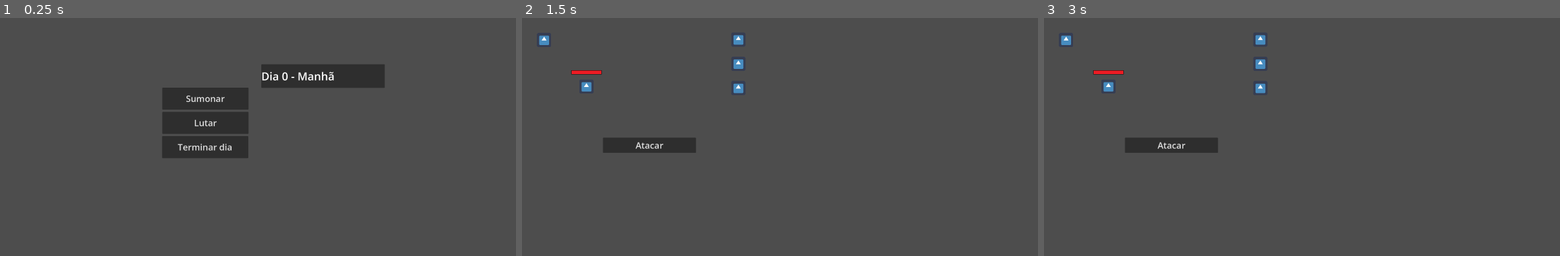
Above: before the commit, frames 1-3 (left to right).
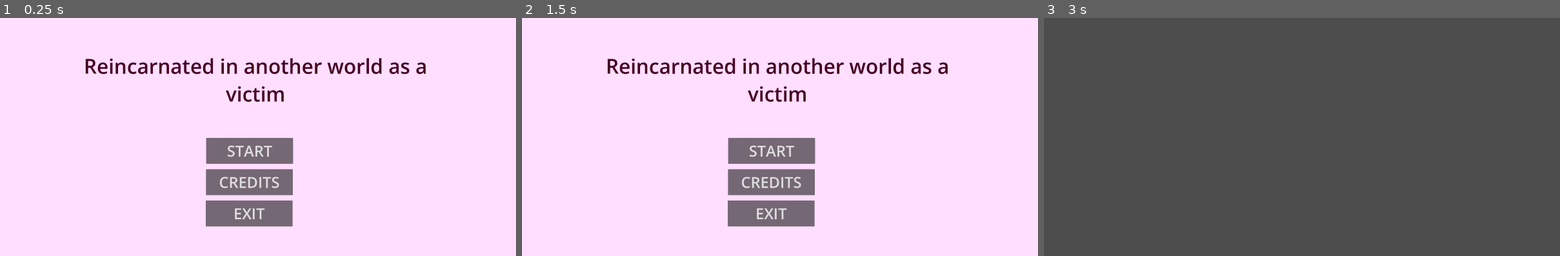
Above: after the commit, the same moments.

Repository: Klaus1215/Brackeys-Game-Jam
Game: Godot game, scene res://Menu Inicial/Menu.tscn
Same seed, same stepped clock (60 frames per second), same inputs: the game is played once before the commit and once after it. Before the commit the project starts from res://Tela Hub/hud_jogo.tscn. The engine's default icon, where the game draws it, is replaced by a stand-in: a white triangle on a blue panel in a dark square.
Inputs (mouse positions are in pixels of both pictures, inside the frame that each line leads up to):
- Up to frame 1 (0.25 s): no input
- Up to frame 2 (1.5 s): click (728, 98) at 0.5 s, where only the run before the commit has a clickable "Sumonar"; click (728, 122) at 1.25 s, where only the run before the commit has a clickable "Lutar"
- Up to frame 3 (3 s): click (1173, 144) at 2 s, where only the run before the commit has a clickable "Atacar"; click (1291, 182) at 2.75 s, where only the run after the commit has a clickable "CREDITS"

The runs differ from the first frame. In frame 1, 100% of the frame differs, in the area x 0-100%, y 0-100%; in frame 2, 100%; in frame 3, 1.6%.
Error after the commit: Attempt to call function 'instantiate' in base 'null instance' on a null instance. (res://Globais/transistor_de_cena.gd:20)

Commit message:
ancoras e menus feitos tirando combate parte 1/X

Diff:
--- a/Menu Inicial/Menu.tscn
+++ b/Menu Inicial/Menu.tscn
@@ -1,3 +1,77 @@
 [gd_scene format=3 uid="uid://drv5guf51m4tg"]
 
+[ext_resource type="Script" uid="uid://bhsb8gw01xktn" path="res://Menu Inicial/manager.gd" id="1_fmgav"]
+
+[sub_resource type="DrawableTexture2D" id="DrawableTexture2D_ewgvm"]
+resource_local_to_scene = true
+resource_name = "That time i got reincarnated as a villain"
+
 [node name="Menu" type="Node2D" unique_id=838844444]
+
+[node name="LocalSceneManager" type="Node" parent="." unique_id=746265277]
+script = ExtResource("1_fmgav")
+
+[node name="Background" type="Sprite2D" parent="." unique_id=1712904093]
+modulate = Color(1, 0.87058824, 1, 1)
+position = Vector2(1170, 540.00006)
+scale = Vector2(36.5625, 16.875002)
+texture = SubResource("DrawableTexture2D_ewgvm")
+
+[node name="Node" type="Node" parent="." unique_id=1496331750]
+
+[node name="Title" type="RichTextLabel" parent="Node" unique_id=421871386]
+anchors_preset = -1
+anchor_left = 0.1448718
+anchor_top = 0.07962963
+anchor_right = 0.84572655
+anchor_bottom = 0.4388889
+offset_right = -0.00012207031
+grow_horizontal = 2
+size_flags_horizontal = 4
+size_flags_vertical = 4
+theme_override_colors/default_color = Color(0.26784286, 6.016344e-09, 0.13132933, 1)
+theme_override_font_sizes/normal_font_size = 92
+text = "Reincarnated in another world as a victim"
+horizontal_alignment = 1
+vertical_alignment = 1
+metadata/_edit_use_anchors_ = true
+
+[node name="Start" type="Button" parent="Node" unique_id=656052359]
+anchors_preset = -1
+anchor_left = 0.39957264
+anchor_top = 0.5037037
+anchor_right = 0.5679487
+anchor_bottom = 0.61296296
+size_flags_horizontal = 4
+size_flags_vertical = 4
+theme_override_font_sizes/font_size = 69
+text = "START"
+metadata/_edit_use_anchors_ = true
+
+[node name="Credits" type="Button" parent="Node" unique_id=30644479]
+anchors_preset = -1
+anchor_left = 0.3991453
+anchor_top = 0.6351852
+anchor_right = 0.5675214
+anchor_bottom = 0.74444443
+size_flags_horizontal = 4
+size_flags_vertical = 4
+theme_override_font_sizes/font_size = 69
+text = "CREDITS"
+metadata/_edit_use_anchors_ = true
+
+[node name="Exit" type="Button" parent="Node" unique_id=1313787460]
+anchors_preset = -1
+anchor_left = 0.39871794
+anchor_top = 0.76666665
+anchor_right = 0.567094
+anchor_bottom = 0.8759259
+size_flags_horizontal = 4
+size_flags_vertical = 4
+theme_override_font_sizes/font_size = 69
+text = "EXIT"
+metadata/_edit_use_anchors_ = true
+
+[connection signal="pressed" from="Node/Start" to="LocalSceneManager" method="_on_start_pressed"]
+[connection signal="pressed" from="Node/Credits" to="LocalSceneManager" method="_on_credits_pressed"]
+[connection signal="pressed" from="Node/Exit" to="LocalSceneManager" method="_on_exit_pressed"]
--- /dev/null
+++ b/Menu Inicial/manager.gd
@@ -0,0 +1,20 @@
+extends Node
+
+# Called when the node enters the scene tree for the first time.
+func _ready() -> void:
+	pass # Replace with function body.
+
+
+# Called every frame. 'delta' is the elapsed time since the previous frame.
+func _process(delta: float) -> void:
+	pass
+
+
+func _on_start_pressed() -> void:
+	TransistorDeCena.goto_scene("res://Tela Hub/hud_jogo.tscn")
+
+func _on_exit_pressed() -> void:
+	get_tree().quit()
+
+func _on_credits_pressed() -> void:
+	TransistorDeCena.goto_scene("res://Misc_Scenes/Credits.tscn")
--- /dev/null
+++ b/Misc Scenes/Credits.tscn
@@ -0,0 +1,3 @@
+[gd_scene format=3 uid="uid://dsh84ycn75qrb"]
+
+[node name="Credits" type="Node2D" unique_id=2129217315]
--- a/Tela Hub/hud_jogo.tscn
+++ b/Tela Hub/hud_jogo.tscn
@@ -1,6 +1,8 @@
 [gd_scene format=3 uid="uid://o6od2wjndy5g"]
 
 [ext_resource type="Script" uid="uid://7jdnwt0e0j" path="res://Tela Hub/hud_jogo.gd" id="1_tdsj0"]
+
+[sub_resource type="DrawableTexture2D" id="DrawableTexture2D_7b3xh"]
 
 [node name="HUD_Jogo" type="Control" unique_id=1302963485]
 layout_mode = 3
@@ -11,49 +13,76 @@
 grow_vertical = 2
 script = ExtResource("1_tdsj0")
 
+[node name="Sprite2D" type="Sprite2D" parent="." unique_id=1036457639]
+modulate = Color(0.9968409, 0.78881043, 1, 1)
+position = Vector2(1170, 540)
+scale = Vector2(36.5625, 16.875)
+texture = SubResource("DrawableTexture2D_7b3xh")
+
 [node name="Conatiner Dias" type="PanelContainer" parent="." unique_id=2054105956]
 layout_mode = 1
-anchors_preset = -1
-anchor_left = 0.5
-anchor_top = 0.485
-anchor_right = 0.5
-anchor_bottom = 0.485
-offset_left = 15.0
-offset_top = -314.28
-offset_right = 575.0
-offset_bottom = -207.28
+anchors_preset = 1
+anchor_left = 1.0
+anchor_right = 1.0
+offset_left = -638.0
+offset_top = 37.0
+offset_right = -78.0
+offset_bottom = 144.0
+grow_horizontal = 0
 
 [node name="Label Dias" type="Label" parent="Conatiner Dias" unique_id=1096602646]
 layout_mode = 2
 theme_override_font_sizes/font_size = 50
 text = "Dia 0 - Manhã"
+horizontal_alignment = 1
 
 [node name="Summon" type="Button" parent="." unique_id=12526599]
-layout_mode = 0
-offset_left = 736.0
-offset_top = 316.0
-offset_right = 1127.0
-offset_bottom = 416.0
+layout_mode = 1
+anchors_preset = 3
+anchor_left = 1.0
+anchor_top = 1.0
+anchor_right = 1.0
+anchor_bottom = 1.0
+offset_left = -637.0
+offset_top = -520.0
+offset_right = -89.6001
+offset_bottom = -380.0
+grow_horizontal = 0
+grow_vertical = 0
 theme_override_font_sizes/font_size = 40
-text = "Sumonar"
+text = "Summon"
 
 [node name="Lutar" type="Button" parent="." unique_id=2100512929]
-layout_mode = 0
-offset_left = 736.0
-offset_top = 426.0
-offset_right = 1127.0
-offset_bottom = 526.0
+layout_mode = 1
+anchors_preset = 3
+anchor_left = 1.0
+anchor_top = 1.0
+anchor_right = 1.0
+anchor_bottom = 1.0
+offset_left = -639.0
+offset_top = -372.0
+offset_right = -91.6001
+offset_bottom = -232.0
+grow_horizontal = 0
+grow_vertical = 0
 theme_override_font_sizes/font_size = 40
-text = "Lutar"
+text = "Interact"
 
 [node name="Button" type="Button" parent="." unique_id=193536195]
-layout_mode = 0
-offset_left = 735.0
-offset_top = 536.0
-offset_right = 1126.0
-offset_bottom = 636.0
+layout_mode = 1
+anchors_preset = 3
+anchor_left = 1.0
+anchor_top = 1.0
+anchor_right = 1.0
+anchor_bottom = 1.0
+offset_left = -639.0
+offset_top = -228.0
+offset_right = -91.59961
+offset_bottom = -88.0
+grow_horizontal = 0
+grow_vertical = 0
 theme_override_font_sizes/font_size = 40
-text = "Terminar dia"
+text = "End Day"
 
 [connection signal="pressed" from="Summon" to="." method="_on_summon_pressed"]
 [connection signal="pressed" from="Lutar" to="." method="_on_lutar_pressed"]
--- a/project.godot
+++ b/project.godot
@@ -15,7 +15,7 @@
 [application]
 
 config/name="Brackeys- Game- Jam"
-run/main_scene="res://Tela Hub/hud_jogo.tscn"
+run/main_scene="uid://drv5guf51m4tg"
 config/features=PackedStringArray("4.7")
 config/icon="res://icon.png"
 
@@ -44,4 +44,5 @@
 
 [rendering]
 
+textures/vram_compression/import_etc2_astc=true
 environment/defaults/default_environment="res://default_env.tres"
Not shown, added: Menu Inicial/manager.gd.uid
Not shown, changed: export_presets.cfg
